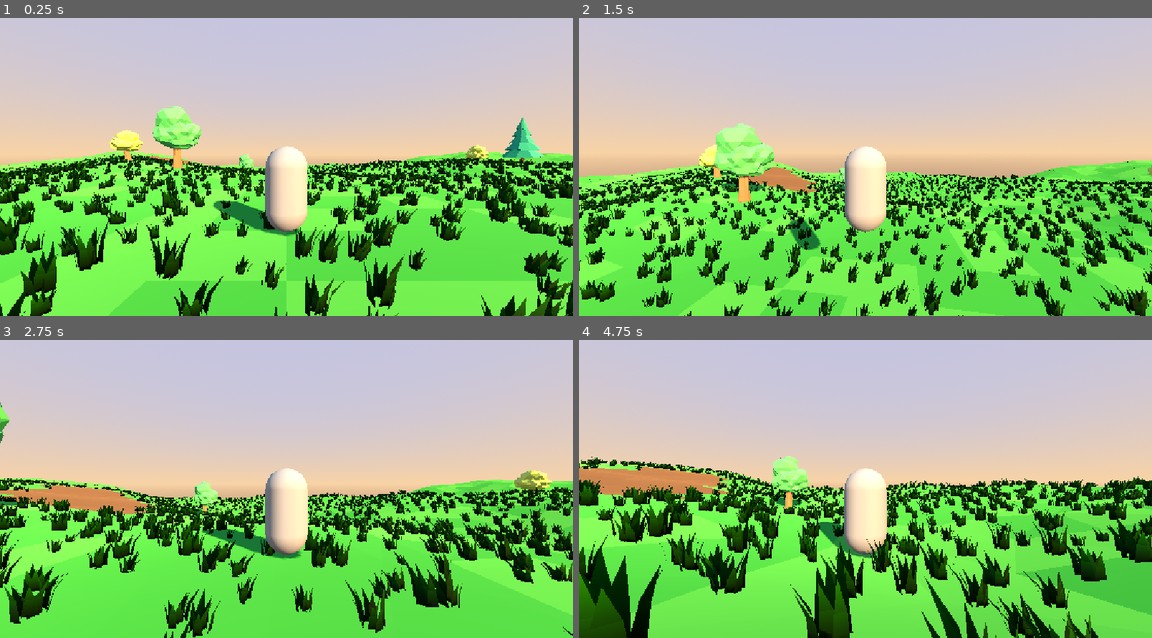
Above: before the commit, frames 1-4 (two rows, left to right).
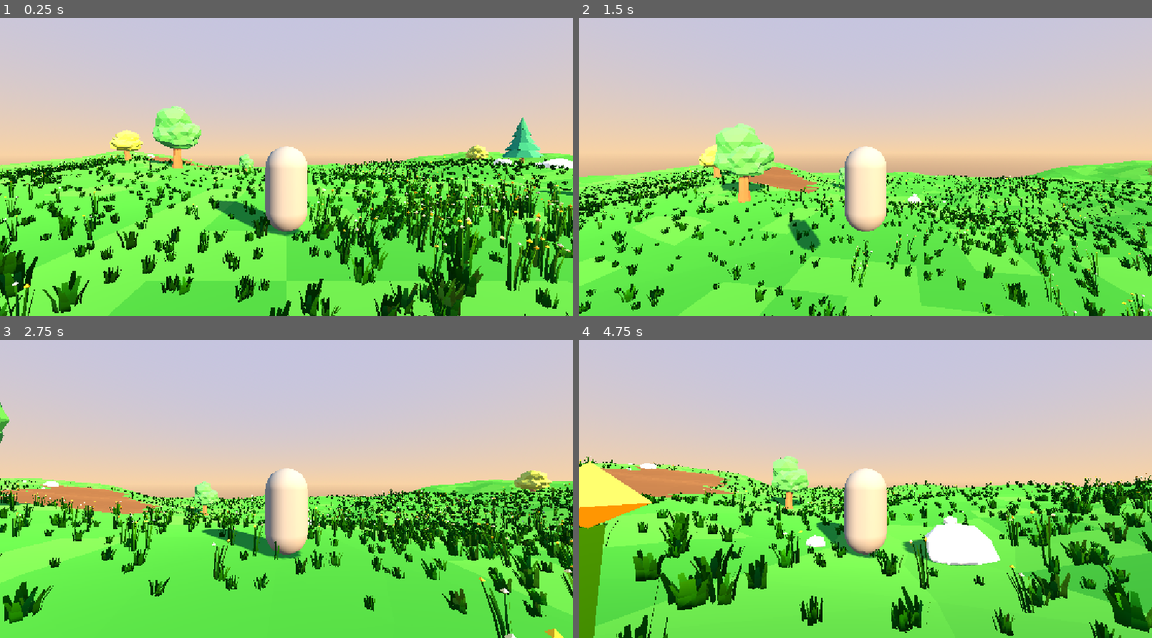
Above: after the commit, the same moments.

Repository: Aftra1/rpg-3d
Game: Godot game, scene res://main.tscn
Two runs of this game, one before a commit and one after it. Both use one fixed random seed, a clock stepped at 60 frames per second and the inputs below.
Inputs (mouse positions are in pixels of both pictures, inside the frame that each line leads up to):
- Up to frame 1 (0.25 s): no input
- Up to frame 2 (1.5 s): tap Enter at 0.5 s; move the mouse to (894, 152) at 0.52 s; hold Z (move_forward) from 0.53 s (still down); tap Space (jump) at 0.77 s; move the mouse to (836, 155) at 1.27 s
- Up to frame 3 (2.75 s): keep holding Z (move_forward); tap Space (jump) at 1.52 s; move the mouse to (297, 471) at 2.02 s
- Up to frame 4 (4.75 s): keep holding Z (move_forward); move the mouse to (859, 483) at 2.77 s; tap Space (jump) at 3.02, 3.77, 4.52 s; move the mouse to (905, 480) at 3.52 s; move the mouse to (819, 474) at 4.27 s

The runs differ from the first frame. In frame 1, 25% of the frame differs, in the area x 0-100%, y 45-100%; in frame 2, 17%; in frame 3, 19%; in frame 4, 29%, in the area x 0-100%, y 38-100%.

Commit message:
Herbe variée et rochers
Co-Authored-By: Claude Sonnet 5.5 <noreply@anthropic.com>

Diff:
--- a/grass.gd
+++ b/grass.gd
@@ -1,49 +1,125 @@
 extends Node3D
-## Répartit des touffes d'herbe (MultiMesh) sur les triangles « herbe » du terrain.
-## Aucune collision. Les touffes sont découpées en blocs pour que la distance
-## d'affichage (visibility_range_end) retire les blocs lointains.
-
-const GRASS_SCENE := preload("res://assets/models/herbe_01.glb")
+## Herbe en MultiMesh répartie sur les triangles « herbe » du terrain.
+## - 3 variantes de touffes (herbe_01/02/03) choisies selon un bruit ;
+## - un bruit de densité crée des zones denses, clairsemées et des clairières ;
+## - une couche « proche » plus dense, visible seulement près du joueur ;
+## - couleur d'instance aléatoire (touffes plus jaunes / plus sombres) ;
+## - aucune herbe autour des arbres et des rochers (nœuds « Arbre* » / « Roche* »).
+## Aucune collision, aucune ombre portée.
+
+const MESHES := [
+	preload("res://assets/models/herbe_01.glb"),
+	preload("res://assets/models/herbe_02.glb"),
+	preload("res://assets/models/herbe_03.glb"),
+]
 const GRASS_SHADER := preload("res://grass.gdshader")
 
-## Touffes par m² de terrain vert.
-@export var density: float = 1.2
-## Distance (m) au-delà de laquelle un bloc d'herbe n'est plus affiché.
+@export_group("Densité")
+## Touffes par m² dans les zones les plus denses (couche lointaine).
+@export var density: float = 2.0
+## Fraction de la densité conservée dans les zones clairsemées (0 = vide).
+@export_range(0.0, 1.0) var sparse_factor: float = 0.2
+## Touffes par m² supplémentaires près du joueur (couche proche).
+@export var near_density: float = 4.0
+@export_group("Distances")
+## Distance (m) d'affichage de la couche lointaine.
 @export var view_distance: float = 55.0
-## Taille (m) d'un bloc d'herbe.
-@export var chunk_size: float = 25.0
-## Distance (m) autour des troncs sans herbe.
+## Distance (m) d'affichage de la couche proche (très dense).
+@export var near_view_distance: float = 22.0
+@export_group("Bruit")
+## Fréquence du bruit de densité (plus petit = zones plus grandes).
+@export var density_noise_frequency: float = 0.035
+## Fréquence du bruit des clairières.
+@export var clearing_noise_frequency: float = 0.022
+## Seuil des clairières (0.3 = nombreuses, 0.6 = rares).
+@export_range(0.0, 1.0) var clearing_threshold: float = 0.42
+@export var variant_noise_frequency: float = 0.06
+@export_group("Touffes")
+@export var min_scale: float = 0.8
+@export var max_scale: float = 1.4
 @export var tree_clearance: float = 1.1
-@export var min_scale: float = 0.7
-@export var max_scale: float = 1.5
 @export var random_seed: int = 12345
 ## Nom du matériau de la terre dans le terrain (pas d'herbe dessus).
 @export var dirt_material_name: String = "Terre"
 
 var tuft_count: int = 0
+var _obstacles: Array[Vector3] = []  # x, z, rayon
+var _n_density := FastNoiseLite.new()
+var _n_clear := FastNoiseLite.new()
+var _n_variant := FastNoiseLite.new()
+var _n_color := FastNoiseLite.new()
 
 
 func _ready() -> void:
 	var terrain := get_node("../Terrain")
 	var terrain_mesh: MeshInstance3D = terrain.find_children("*", "MeshInstance3D", true, false)[0]
-	var grass_root := GRASS_SCENE.instantiate()
-	var tuft_mesh := _find_mesh(grass_root)
-	grass_root.free()
-	if tuft_mesh == null:
-		push_error("herbe_01.glb : mesh introuvable")
-		return
+
+	var meshes: Array[Mesh] = []
+	for s in MESHES:
+		var root := (s as PackedScene).instantiate()
+		meshes.append(_find_mesh(root))
+		root.free()
+
+	for n in get_parent().get_children():
+		if n.name.begins_with("Arbre") or n.name.begins_with("Roche"):
+			_obstacles.append(Vector3(n.global_position.x, n.global_position.z, n.get_meta("clearance", tree_clearance)))
+
+	_setup_noise(_n_density, density_noise_frequency, random_seed)
+	_setup_noise(_n_clear, clearing_noise_frequency, random_seed + 1)
+	_setup_noise(_n_variant, variant_noise_frequency, random_seed + 2)
+	_setup_noise(_n_color, 0.03, random_seed + 3)
 
 	var rng := RandomNumberGenerator.new()
 	rng.seed = random_seed
-
-	var trees: Array[Vector2] = []
-	for n in get_parent().get_children():
-		if n.name.begins_with("Arbre"):
-			trees.append(Vector2(n.global_position.x, n.global_position.z))
-
-	var xform := terrain_mesh.global_transform
+	var far_mat := _make_material(38.0, view_distance - 3.0)
+	var near_mat := _make_material(near_view_distance - 9.0, near_view_distance + 1.0)
+
+	var layers := [
+		{"density": density, "chunk": 25.0, "range": view_distance, "mat": far_mat, "name": "Loin"},
+		{"density": near_density, "chunk": 12.5, "range": near_view_distance, "mat": near_mat, "name": "Pres"},
+	]
+	var terrain_xform := terrain_mesh.global_transform
 	var mesh := terrain_mesh.mesh
-	var chunks := {}  # Vector2i -> Array[Transform3D]
+	for layer in layers:
+		var chunks := _scatter(mesh, terrain_xform, rng, layer["density"], layer["chunk"])
+		_build_chunks(chunks, meshes, layer)
+	print("Herbe : %d touffes" % tuft_count)
+
+
+func _setup_noise(n: FastNoiseLite, freq: float, s: int) -> void:
+	n.noise_type = FastNoiseLite.TYPE_SIMPLEX_SMOOTH
+	n.frequency = freq
+	n.seed = s
+
+
+func _make_material(fade_start: float, fade_end: float) -> ShaderMaterial:
+	var m := ShaderMaterial.new()
+	m.shader = GRASS_SHADER
+	m.set_shader_parameter("fade_start", fade_start)
+	m.set_shader_parameter("fade_end", fade_end)
+	return m
+
+
+## Multiplicateur de densité (0..1) en un point : zones denses, clairsemées, clairières.
+func _density_at(x: float, z: float) -> float:
+	var d := smoothstep(-0.3, 0.4, _n_density.get_noise_2d(x, z))
+	var m := lerpf(sparse_factor, 1.0, d)
+	var c := smoothstep(clearing_threshold - 0.1, clearing_threshold + 0.08, _n_clear.get_noise_2d(x, z))
+	return m * (1.0 - 0.96 * c)
+
+
+func _pick_variant(x: float, z: float, rng: RandomNumberGenerator) -> int:
+	var v := _n_variant.get_noise_2d(x, z)
+	var r := rng.randf()
+	if v > 0.15:  # zones « fleuries » : plus de grandes herbes
+		return 2 if r < 0.45 else (0 if r < 0.85 else 1)
+	if v < -0.15:  # zones d'herbe rase dense
+		return 1 if r < 0.65 else (0 if r < 0.95 else 2)
+	return 0 if r < 0.65 else (1 if r < 0.9 else 2)
+
+
+func _scatter(mesh: Mesh, xform: Transform3D, rng: RandomNumberGenerator, dens: float, chunk: float) -> Dictionary:
+	var chunks := {}  # Vector3i(cx, cz, variante) -> Array de [Transform3D, Color] (local au bloc)
 	for s in mesh.get_surface_count():
 		var mat := mesh.surface_get_material(s)
 		if mat != null and mat.resource_name == dirt_material_name:
@@ -57,7 +133,7 @@
 			var b := xform * (verts[idx[i + 1]] if idx != null else verts[i + 1])
 			var c := xform * (verts[idx[i + 2]] if idx != null else verts[i + 2])
 			var area := (b - a).cross(c - a).length() * 0.5
-			var n := int(floor(area * density + rng.randf()))
+			var n := int(floor(area * dens + rng.randf()))
 			for k in n:
 				var u := rng.randf()
 				var v := rng.randf()
@@ -65,44 +141,58 @@
 					u = 1.0 - u
 					v = 1.0 - v
 				var p := a + (b - a) * u + (c - a) * v
-				var p2 := Vector2(p.x, p.z)
-				var blocked := false
-				for t in trees:
-					if t.distance_to(p2) < tree_clearance:
-						blocked = true
-						break
-				if blocked:
+				if rng.randf() > _density_at(p.x, p.z):
 					continue
+				if _blocked(p.x, p.z):
+					continue
+				var variant := _pick_variant(p.x, p.z, rng)
 				var sc := rng.randf_range(min_scale, max_scale)
-				var basis := Basis(Vector3.UP, rng.randf() * TAU).scaled(Vector3(sc, sc * rng.randf_range(0.8, 1.2), sc))
-				var key := Vector2i(floori(p.x / chunk_size), floori(p.z / chunk_size))
+				var basis := Basis(Vector3.UP, rng.randf() * TAU).scaled(Vector3(sc, sc * rng.randf_range(0.8, 1.25), sc))
+				# couleur d'instance : plus jaune / plus sombre, par plages + hasard
+				var t := clampf(0.5 + 0.7 * _n_color.get_noise_2d(p.x, p.z) + rng.randf_range(-0.25, 0.25), 0.0, 1.0)
+				var col := Color(lerpf(0.72, 1.3, t), lerpf(0.82, 1.12, t), lerpf(0.9, 0.65, t))
+				col = col * rng.randf_range(0.9, 1.08)
+				col.a = 1.0
+				var key := Vector3i(floori(p.x / chunk), floori(p.z / chunk), variant)
 				if not chunks.has(key):
 					chunks[key] = []
-				chunks[key].append(Transform3D(basis, p - Vector3(0, 0.02, 0) - _chunk_centre(key)))
-
-	var mat := ShaderMaterial.new()
-	mat.shader = GRASS_SHADER
-	tuft_count = 0
+				var centre := Vector3((key.x + 0.5) * chunk, 0.0, (key.y + 0.5) * chunk)
+				chunks[key].append([Transform3D(basis, p - Vector3(0, 0.02, 0) - centre), col])
+	return chunks
+
+
+func _blocked(x: float, z: float) -> bool:
+	for o in _obstacles:
+		var dx := x - o.x
+		var dz := z - o.y
+		if dx * dx + dz * dz < o.z * o.z:
+			return true
+	return false
+
+
+func _build_chunks(chunks: Dictionary, meshes: Array[Mesh], layer: Dictionary) -> void:
+	var chunk: float = layer["chunk"]
 	for key in chunks:
 		var list: Array = chunks[key]
 		var mm := MultiMesh.new()
 		mm.transform_format = MultiMesh.TRANSFORM_3D
-		mm.mesh = tuft_mesh
+		mm.use_colors = true
+		mm.mesh = meshes[key.z]
 		mm.instance_count = list.size()
 		for i in list.size():
-			mm.set_instance_transform(i, list[i])
+			mm.set_instance_transform(i, list[i][0])
+			mm.set_instance_color(i, list[i][1])
 		tuft_count += list.size()
 		var inst := MultiMeshInstance3D.new()
-		inst.name = "Chunk_%d_%d" % [key.x, key.y]
+		inst.name = "%s_%d_%d_v%d" % [layer["name"], key.x, key.y, key.z]
 		inst.multimesh = mm
-		inst.material_override = mat
+		inst.material_override = layer["mat"]
 		inst.cast_shadow = GeometryInstance3D.SHADOW_CASTING_SETTING_OFF
-		# le bloc est placé à son centre : la distance est mesurée jusqu'au bloc
-		inst.position = _chunk_centre(key)
-		inst.visibility_range_end = view_distance + chunk_size * 0.7
+		# bloc placé à son centre : la distance d'affichage est mesurée jusqu'au bloc
+		inst.position = Vector3((key.x + 0.5) * chunk, 0.0, (key.y + 0.5) * chunk)
+		inst.visibility_range_end = float(layer["range"]) + chunk * 0.75
 		inst.extra_cull_margin = 0.5
 		add_child(inst)
-	print("Herbe : %d touffes dans %d blocs" % [tuft_count, chunks.size()])
 
 
 func _find_mesh(node: Node) -> Mesh:
@@ -113,7 +203,3 @@
 		if m != null:
 			return m
 	return null
-
-
-func _chunk_centre(key: Vector2i) -> Vector3:
-	return Vector3((key.x + 0.5) * chunk_size, 0.0, (key.y + 0.5) * chunk_size)
--- a/grass.gdshader
+++ b/grass.gdshader
@@ -1,33 +1,30 @@
 shader_type spatial;
 render_mode cull_disabled, depth_draw_opaque;
 
-// Réglages du vent
-uniform float wind_strength = 0.12;
+// Vent
+uniform float wind_strength = 0.1;
 uniform float wind_speed = 1.6;
 uniform float wind_scale = 0.35;
 uniform vec2 wind_direction = vec2(1.0, 0.4);
-// Couleur multipliée par le dégradé du modèle (vertex color)
-uniform vec3 tint : source_color = vec3(1.0, 1.0, 1.0);
-// Les brins rétrécissent entre fade_start et fade_end (mètres) pour éviter l'apparition brutale
+// Les brins rétrécissent entre fade_start et fade_end (mètres) avant de disparaître
 uniform float fade_start = 38.0;
 uniform float fade_end = 52.0;
 
 void vertex() {
 	vec3 world = (MODEL_MATRIX * vec4(VERTEX, 1.0)).xyz;
 	float h = clamp(VERTEX.y / 0.4, 0.0, 1.0);
-	float phase = dot(world.xz, normalize(wind_direction)) * wind_scale + TIME * wind_speed;
+	vec2 dir = normalize(wind_direction);
+	float phase = dot(world.xz, dir) * wind_scale + TIME * wind_speed;
 	float sway = sin(phase) + 0.5 * sin(phase * 2.3 + world.z * 0.4);
-	vec2 offset = normalize(wind_direction) * sway * wind_strength * h * h;
-	// la pointe se déplace dans le repère monde ; on convertit en repère local
-	vec3 off_world = vec3(offset.x, 0.0, offset.y);
-	VERTEX += (inverse(mat3(MODEL_MATRIX)) * off_world);
+	vec2 offset = dir * sway * wind_strength * h * h;
+	VERTEX += inverse(mat3(MODEL_MATRIX)) * vec3(offset.x, 0.0, offset.y);
 	float d = distance(world, CAMERA_POSITION_WORLD);
-	float k = 1.0 - smoothstep(fade_start, fade_end, d);
-	VERTEX.y *= k;
+	VERTEX.y *= 1.0 - smoothstep(fade_start, fade_end, d);
 }
 
 void fragment() {
-	ALBEDO = COLOR.rgb * tint;
+	// COLOR = dégradé du modèle (base = couleur du sol) x couleur d'instance (variation par touffe)
+	ALBEDO = COLOR.rgb;
 	ROUGHNESS = 1.0;
 	if (!FRONT_FACING) {
 		NORMAL = -NORMAL;
--- a/main.tscn
+++ b/main.tscn
@@ -6,6 +6,9 @@
 [ext_resource type="PackedScene" path="res://assets/models/arbre_03.glb" id="tree3"]
 [ext_resource type="PackedScene" path="res://assets/models/terrain_01.glb" id="4_terrain"]
 [ext_resource type="Script" path="res://grass.gd" id="grass_script"]
+[ext_resource type="PackedScene" path="res://assets/models/roche_01.glb" id="rock1"]
+[ext_resource type="PackedScene" path="res://assets/models/roche_02.glb" id="rock2"]
+[ext_resource type="PackedScene" path="res://assets/models/roche_03.glb" id="rock3"]
 
 [sub_resource type="CapsuleMesh" id="CapsuleMesh_player"]
 
@@ -13,6 +16,14 @@
 size = Vector3(0.3, 0.3, 0.3)
 
 [sub_resource type="CapsuleShape3D" id="CapsuleShape3D_player"]
+
+[sub_resource type="CylinderShape3D" id="CylinderShape3D_rock2"]
+height = 0.85
+radius = 0.62
+
+[sub_resource type="CylinderShape3D" id="CylinderShape3D_rock3"]
+height = 1.5
+radius = 1.3
 
 [sub_resource type="CylinderShape3D" id="CylinderShape3D_trunk1"]
 height = 2.4
@@ -246,3 +257,186 @@
 
 [node name="Grass" type="Node3D" parent="."]
 script = ExtResource("grass_script")
+
+[node name="Roche1" type="StaticBody3D" parent="."]
+transform = Transform3D(-0.92954, 0, -0.36873, 0, 1, 0, 0.36873, 0, -0.92954, 25.13, 0.006, -14.62)
+metadata/clearance = 1.68
+
+[node name="roche_03" parent="Roche1" instance=ExtResource("rock3")]
+transform = Transform3D(0.92, 0, 0, 0, 0.92, 0, 0, 0, 0.92, 0, 0, 0)
+
+[node name="CollisionShape3D" type="CollisionShape3D" parent="Roche1"]
+transform = Transform3D(0.92, 0, 0, 0, 0.92, 0, 0, 0, 0.92, 0, 0.69, 0)
+shape = SubResource("CylinderShape3D_rock3")
+
+[node name="Roche2" type="StaticBody3D" parent="."]
+transform = Transform3D(0.5331, 0, -0.84605, 0, 1, 0, 0.84605, 0, 0.5331, 24.03, 0.477, -18.34)
+metadata/clearance = 1.05
+
+[node name="roche_02" parent="Roche2" instance=ExtResource("rock2")]
+transform = Transform3D(1.003, 0, 0, 0, 1.003, 0, 0, 0, 1.003, 0, 0, 0)
+
+[node name="CollisionShape3D" type="CollisionShape3D" parent="Roche2"]
+transform = Transform3D(1.003, 0, 0, 0, 1.003, 0, 0, 0, 1.003, 0, 0.426, 0)
+shape = SubResource("CylinderShape3D_rock2")
+
+[node name="Roche3" type="Node3D" parent="."]
+transform = Transform3D(-0.97049, 0, 0.24115, 0, 1, 0, -0.24115, 0, -0.97049, 27.41, 0.623, -17.78)
+metadata/clearance = 0.65
+
+[node name="roche_01" parent="Roche3" instance=ExtResource("rock1")]
+transform = Transform3D(1.387, 0, 0, 0, 1.387, 0, 0, 0, 1.387, 0, 0, 0)
+
+[node name="Roche4" type="Node3D" parent="."]
+transform = Transform3D(0.78443, 0, 0.62021, 0, 1, 0, -0.62021, 0, 0.78443, 25.98, 0.693, -18.88)
+metadata/clearance = 0.49
+
+[node name="roche_01" parent="Roche4" instance=ExtResource("rock1")]
+transform = Transform3D(0.756, 0, 0, 0, 0.756, 0, 0, 0, 0.756, 0, 0, 0)
+
+[node name="Roche5" type="StaticBody3D" parent="."]
+transform = Transform3D(0.16785, 0, -0.98581, 0, 1, 0, 0.98581, 0, 0.16785, -32.33, -2.177, -2.0)
+metadata/clearance = 1.81
+
+[node name="roche_03" parent="Roche5" instance=ExtResource("rock3")]
+transform = Transform3D(1.006, 0, 0, 0, 1.006, 0, 0, 0, 1.006, 0, 0, 0)
+
+[node name="CollisionShape3D" type="CollisionShape3D" parent="Roche5"]
+transform = Transform3D(1.006, 0, 0, 0, 1.006, 0, 0, 0, 1.006, 0, 0.754, 0)
+shape = SubResource("CylinderShape3D_rock3")
+
+[node name="Roche6" type="Node3D" parent="."]
+transform = Transform3D(0.93788, 0, 0.34696, 0, 1, 0, -0.34696, 0, 0.93788, -28.91, -1.294, 1.28)
+metadata/clearance = 0.57
+
+[node name="roche_01" parent="Roche6" instance=ExtResource("rock1")]
+transform = Transform3D(1.086, 0, 0, 0, 1.086, 0, 0, 0, 1.086, 0, 0, 0)
+
+[node name="Roche7" type="Node3D" parent="."]
+transform = Transform3D(0.94271, 0, -0.33361, 0, 1, 0, 0.33361, 0, 0.94271, -27.84, -1.608, -2.74)
+metadata/clearance = 0.62
+
+[node name="roche_01" parent="Roche7" instance=ExtResource("rock1")]
+transform = Transform3D(1.29, 0, 0, 0, 1.29, 0, 0, 0, 1.29, 0, 0, 0)
+
+[node name="Roche8" type="StaticBody3D" parent="."]
+transform = Transform3D(0.19257, 0, 0.98128, 0, 1, 0, -0.98128, 0, 0.19257, 0.05, -0.85, 29.49)
+metadata/clearance = 1.08
+
+[node name="roche_02" parent="Roche8" instance=ExtResource("rock2")]
+transform = Transform3D(1.036, 0, 0, 0, 1.036, 0, 0, 0, 1.036, 0, 0, 0)
+
+[node name="CollisionShape3D" type="CollisionShape3D" parent="Roche8"]
+transform = Transform3D(1.036, 0, 0, 0, 1.036, 0, 0, 0, 1.036, 0, 0.44, 0)
+shape = SubResource("CylinderShape3D_rock2")
+
+[node name="Roche9" type="StaticBody3D" parent="."]
+transform = Transform3D(-0.74731, 0, 0.66447, 0, 1, 0, -0.66447, 0, -0.74731, -0.19, -0.586, 26.23)
+metadata/clearance = 1.06
+
+[node name="roche_02" parent="Roche9" instance=ExtResource("rock2")]
+transform = Transform3D(1.015, 0, 0, 0, 1.015, 0, 0, 0, 1.015, 0, 0, 0)
+
+[node name="CollisionShape3D" type="CollisionShape3D" parent="Roche9"]
+transform = Transform3D(1.015, 0, 0, 0, 1.015, 0, 0, 0, 1.015, 0, 0.431, 0)
+shape = SubResource("CylinderShape3D_rock2")
+
+[node name="Roche10" type="Node3D" parent="."]
+transform = Transform3D(0.96943, 0, 0.24539, 0, 1, 0, -0.24539, 0, 0.96943, 2.98, -0.521, 30.15)
+metadata/clearance = 0.64
+
+[node name="roche_01" parent="Roche10" instance=ExtResource("rock1")]
+transform = Transform3D(1.363, 0, 0, 0, 1.363, 0, 0, 0, 1.363, 0, 0, 0)
+
+[node name="Roche11" type="Node3D" parent="."]
+transform = Transform3D(-0.37819, 0, -0.92573, 0, 1, 0, 0.92573, 0, -0.37819, 3.44, -0.418, 29.19)
+metadata/clearance = 0.54
+
+[node name="roche_01" parent="Roche11" instance=ExtResource("rock1")]
+transform = Transform3D(0.951, 0, 0, 0, 0.951, 0, 0, 0, 0.951, 0, 0, 0)
+
+[node name="Roche12" type="StaticBody3D" parent="."]
+transform = Transform3D(-0.98403, 0, 0.17801, 0, 1, 0, -0.17801, 0, -0.98403, -39.62, -1.072, 38.4)
+metadata/clearance = 1.6
+
+[node name="roche_03" parent="Roche12" instance=ExtResource("rock3")]
+transform = Transform3D(0.87, 0, 0, 0, 0.87, 0, 0, 0, 0.87, 0, 0, 0)
+
+[node name="CollisionShape3D" type="CollisionShape3D" parent="Roche12"]
+transform = Transform3D(0.87, 0, 0, 0, 0.87, 0, 0, 0, 0.87, 0, 0.652, 0)
+shape = SubResource("CylinderShape3D_rock3")
+
+[node name="Roche13" type="StaticBody3D" parent="."]
+transform = Transform3D(0.83813, 0, 0.54547, 0, 1, 0, -0.54547, 0, 0.83813, -36.23, -0.364, 40.71)
+metadata/clearance = 1.12
+
+[node name="roche_02" parent="Roche13" instance=ExtResource("rock2")]
+transform = Transform3D(1.092, 0, 0, 0, 1.092, 0, 0, 0, 1.092, 0, 0, 0)
+
+[node name="CollisionShape3D" type="CollisionShape3D" parent="Roche13"]
+transform = Transform3D(1.092, 0, 0, 0, 1.092, 0, 0, 0, 1.092, 0, 0.464, 0)
+shape = SubResource("CylinderShape3D_rock2")
+
+[node name="Roche14" type="Node3D" parent="."]
+transform = Transform3D(0.00478, 0, -0.99999, 0, 1, 0, 0.99999, 0, 0.00478, -35.55, -0.753, 36.0)
+metadata/clearance = 0.62
+
+[node name="roche_01" parent="Roche14" instance=ExtResource("rock1")]
+transform = Transform3D(1.29, 0, 0, 0, 1.29, 0, 0, 0, 1.29, 0, 0, 0)
+
+[node name="Roche15" type="StaticBody3D" parent="."]
+transform = Transform3D(0.9246, 0, 0.38093, 0, 1, 0, -0.38093, 0, 0.9246, 2.85, -1.85, -24.78)
+metadata/clearance = 1.09
+
+[node name="roche_02" parent="Roche15" instance=ExtResource("rock2")]
+transform = Transform3D(1.051, 0, 0, 0, 1.051, 0, 0, 0, 1.051, 0, 0, 0)
+
+[node name="CollisionShape3D" type="CollisionShape3D" parent="Roche15"]
+transform = Transform3D(1.051, 0, 0, 0, 1.051, 0, 0, 0, 1.051, 0, 0.447, 0)
+shape = SubResource("CylinderShape3D_rock2")
+
+[node name="Roche16" type="Node3D" parent="."]
+transform = Transform3D(0.98593, 0, 0.16714, 0, 1, 0, -0.16714, 0, 0.98593, 3.07, -1.515, -28.03)
+metadata/clearance = 0.56
+
+[node name="roche_01" parent="Roche16" instance=ExtResource("rock1")]
+transform = Transform3D(1.037, 0, 0, 0, 1.037, 0, 0, 0, 1.037, 0, 0, 0)
+
+[node name="Roche17" type="Node3D" parent="."]
+transform = Transform3D(0.75649, 0, 0.654, 0, 1, 0, -0.654, 0, 0.75649, 5.77, -1.064, -22.98)
+metadata/clearance = 0.48
+
+[node name="roche_01" parent="Roche17" instance=ExtResource("rock1")]
+transform = Transform3D(0.706, 0, 0, 0, 0.706, 0, 0, 0, 0.706, 0, 0, 0)
+
+[node name="Roche18" type="Node3D" parent="."]
+transform = Transform3D(0.65836, 0, 0.7527, 0, 1, 0, -0.7527, 0, 0.65836, -0.49, -1.521, -24.27)
+metadata/clearance = 0.54
+
+[node name="roche_01" parent="Roche18" instance=ExtResource("rock1")]
+transform = Transform3D(0.973, 0, 0, 0, 0.973, 0, 0, 0, 0.973, 0, 0, 0)
+
+[node name="Roche19" type="StaticBody3D" parent="."]
+transform = Transform3D(0.13734, 0, -0.99052, 0, 1, 0, 0.99052, 0, 0.13734, -25.9, 1.172, -35.2)
+metadata/clearance = 1.01
+
+[node name="roche_02" parent="Roche19" instance=ExtResource("rock2")]
+transform = Transform3D(0.942, 0, 0, 0, 0.942, 0, 0, 0, 0.942, 0, 0, 0)
+
+[node name="CollisionShape3D" type="CollisionShape3D" parent="Roche19"]
+transform = Transform3D(0.942, 0, 0, 0, 0.942, 0, 0, 0, 0.942, 0, 0.4, 0)
+shape = SubResource("CylinderShape3D_rock2")
+
+[node name="Roche20" type="Node3D" parent="."]
+transform = Transform3D(0.9658, 0, -0.2593, 0, 1, 0, 0.2593, 0, 0.9658, -24.6, 1.168, -33.03)
+metadata/clearance = 0.49
+
+[node name="roche_01" parent="Roche20" instance=ExtResource("rock1")]
+transform = Transform3D(0.76, 0, 0, 0, 0.76, 0, 0, 0, 0.76, 0, 0, 0)
+
+[node name="Roche21" type="Node3D" parent="."]
+transform = Transform3D(0.99328, 0, -0.1157, 0, 1, 0, 0.1157, 0, 0.99328, -28.78, 1.897, -35.23)
+metadata/clearance = 0.52
+
+[node name="roche_01" parent="Roche21" instance=ExtResource("rock1")]
+transform = Transform3D(0.863, 0, 0, 0, 0.863, 0, 0, 0, 0.863, 0, 0, 0)
Binary file changed: assets/models/herbe_01.glb
Binary file added: assets/models/herbe_02.glb
Not shown, added: assets/models/herbe_02.glb.import
Binary file added: assets/models/herbe_03.glb
Not shown, added: assets/models/herbe_03.glb.import
Binary file added: assets/models/roche_01.glb
Not shown, added: assets/models/roche_01.glb.import
Binary file added: assets/models/roche_02.glb
Not shown, added: assets/models/roche_02.glb.import
Binary file added: assets/models/roche_03.glb
Not shown, added: assets/models/roche_03.glb.import
Not shown: 1 places in main.tscn that only renumber resources
(and 6 more such lines)
